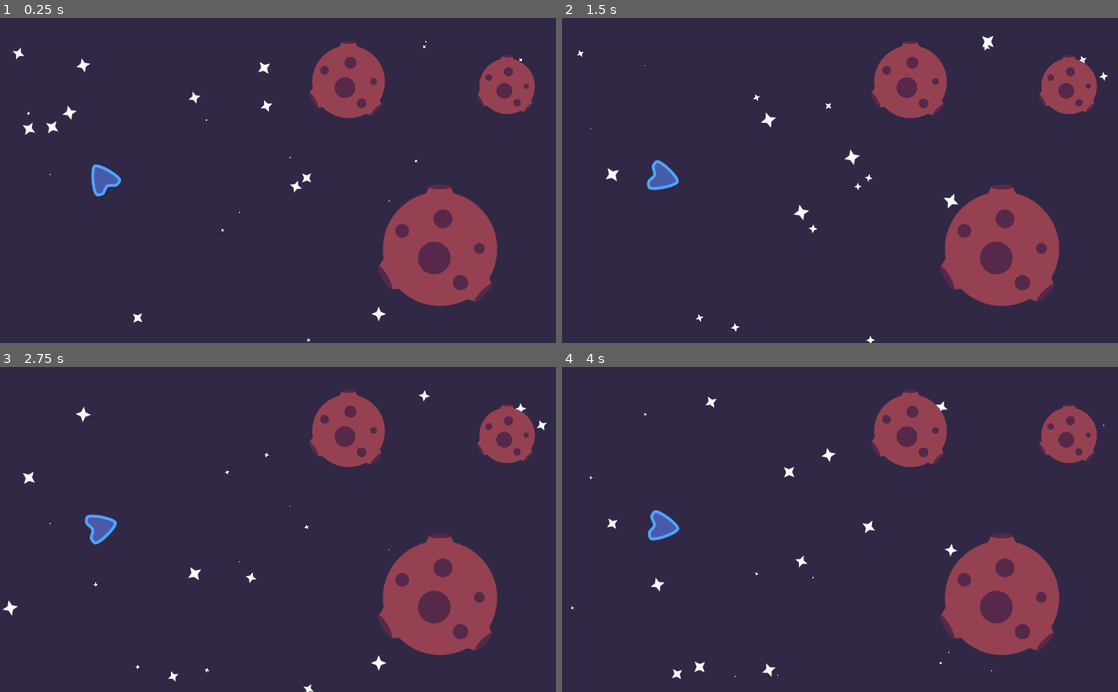
Above: before the commit, frames 1-4 (two rows, left to right).
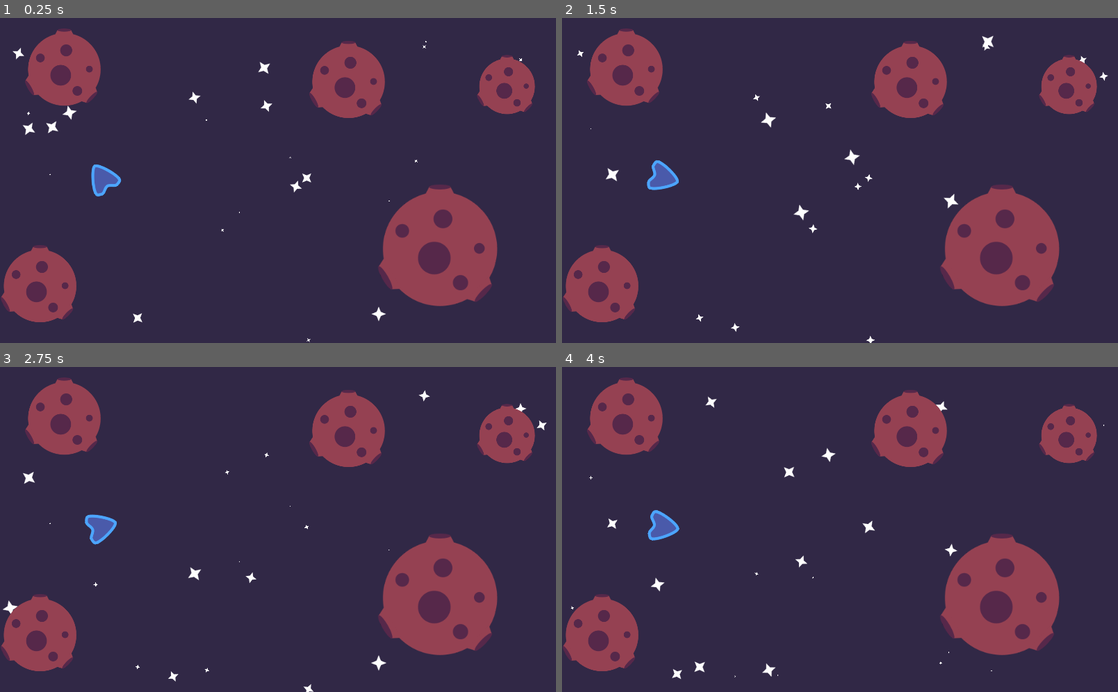
Above: after the commit, the same moments.

Repository: gdquest-demos/godot-visual-effects
Game: Godot game, scene res://Demos/LaserBeamDemo.tscn
Two runs of this game, one before a commit and one after it. Both use one fixed random seed, a clock stepped at 60 frames per second and the inputs below. The project has no main scene, so this scene is started directly.
Inputs (mouse positions are in pixels of both pictures, inside the frame that each line leads up to):
- Up to frame 1 (0.25 s): no input
- Up to frame 2 (1.5 s): move the mouse to (962, 164) at 0.52 s; move the mouse to (728, 196) at 1.27 s
- Up to frame 3 (2.75 s): move the mouse to (333, 458) at 2.02 s
- Up to frame 4 (4 s): move the mouse to (812, 594) at 2.77 s; move the mouse to (1006, 578) at 3.52 s

The runs differ from the first frame. In frame 1, 4.9% of the frame differs, in the area x 0-19%, y 3-94%; in frame 2, 4.9%; in frame 3, 4.9%; in frame 4, 4.9%.

Commit message:
Fix incorrect collision normal in some cases on laser beam
The script now uses the global_rotation instead of setting the particles' direction, it's easier to get the correct angle that way, independent of the laser's direction.

I added two asteroids for testing

Closes #2

Diff:
--- a/godot/Demos/LaserBeamDemo.tscn
+++ b/godot/Demos/LaserBeamDemo.tscn
@@ -55,6 +55,26 @@
 scale = Vector2( 0.635398, 0.635398 )
 texture = ExtResource( 1 )
 
+[node name="Asteroid4" type="StaticBody2D" parent="."]
+position = Vector2( 73.6071, 494.61 )
+
+[node name="CollisionShape2D" type="CollisionShape2D" parent="Asteroid4"]
+shape = SubResource( 2 )
+
+[node name="Sprite" type="Sprite" parent="Asteroid4"]
+scale = Vector2( 0.635398, 0.635398 )
+texture = ExtResource( 1 )
+
+[node name="Asteroid5" type="StaticBody2D" parent="."]
+position = Vector2( 118.257, 95.6089 )
+
+[node name="CollisionShape2D" type="CollisionShape2D" parent="Asteroid5"]
+shape = SubResource( 2 )
+
+[node name="Sprite" type="Sprite" parent="Asteroid5"]
+scale = Vector2( 0.635398, 0.635398 )
+texture = ExtResource( 1 )
+
 [node name="Asteroid3" type="StaticBody2D" parent="."]
 position = Vector2( 810, 426 )
 
--- a/godot/LaserBeam/LaserBeam.gd
+++ b/godot/LaserBeam/LaserBeam.gd
@@ -49,9 +49,7 @@
 
 	if is_colliding():
 		cast_point = to_local(get_collision_point())
-		collision_particles.process_material.direction = Vector3(
-			get_collision_normal().x, get_collision_normal().y, 0
-		)
+		collision_particles.global_rotation = get_collision_normal().angle()
 		collision_particles.position = cast_point
 
 	fill.points[1] = cast_point
